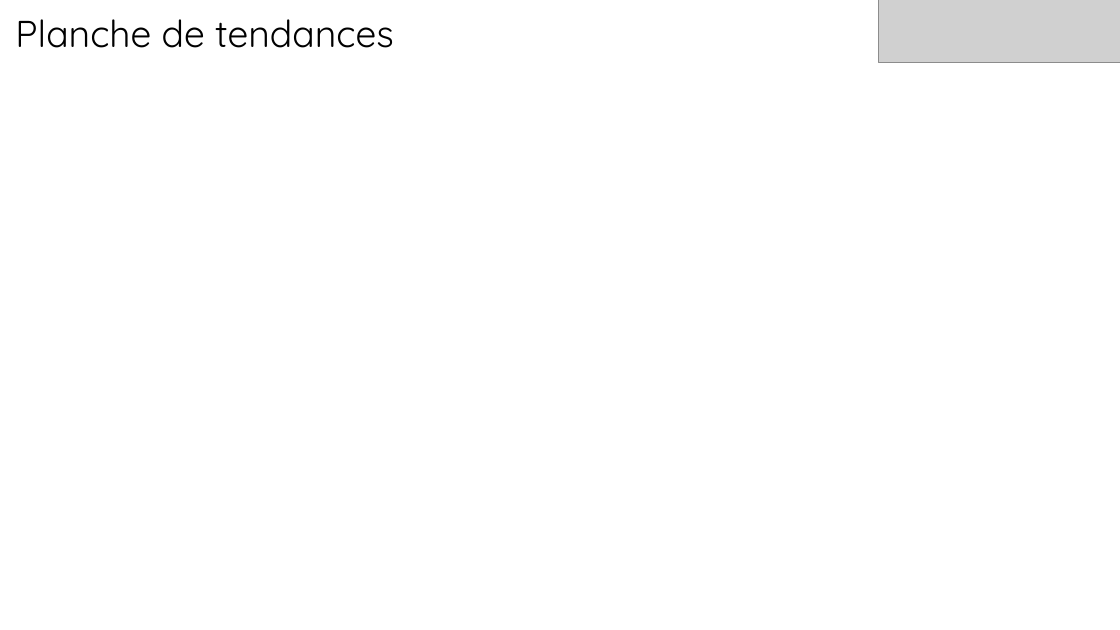
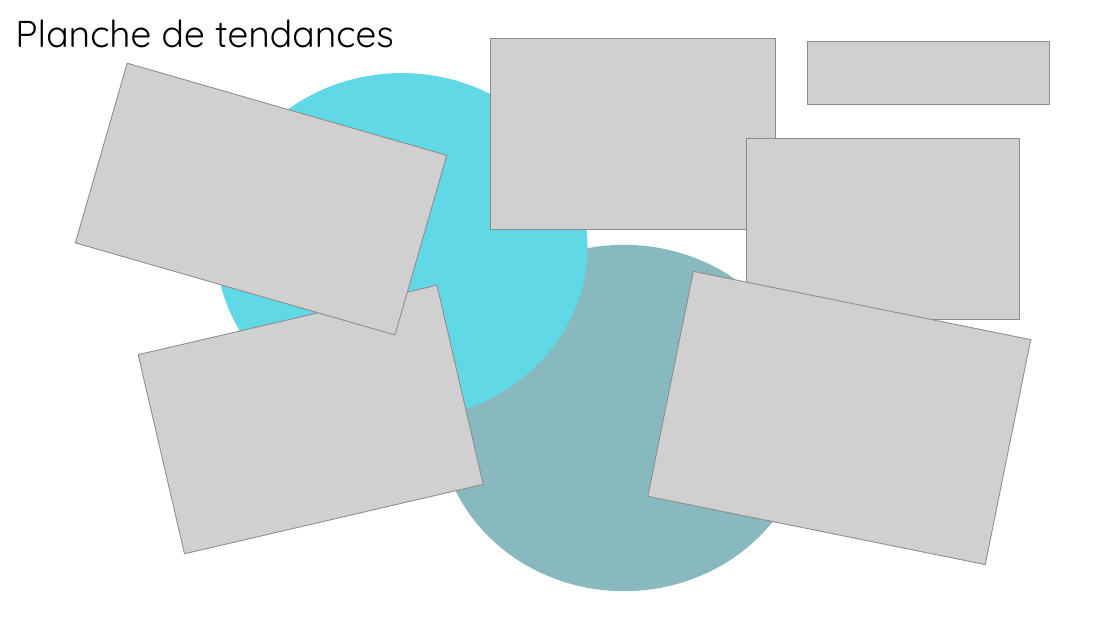
Before and after one commit to Nicolasmaes/unseen, a slide deck: slide 14 of dossier de conception.pptx (slide 13 before the commit). Drawn at 1120x630 pixels with LibreOffice and Linux fonts; fonts in the diff are those of the drawing; grey boxes stand for pictures. Boxes give left, top, right and bottom in pixels: in the first picture for what was removed or moved away, otherwise in the second. Text is boxed around its words. In the diff, an @@ line names an element or a change of style, - is before the commit and + after.

```diff
--- a/dossier de conception.pptx
+++ b/dossier de conception.pptx
@@ picture removed at box(879, 0, 1120, 63) @@
@@ picture added at box(491, 39, 776, 229) @@
@@ picture added at box(807, 41, 1050, 104) @@
@@ picture added at box(75, 63, 447, 336) @@
@@ ellipse added at box(216, 73, 587, 419), fill #60D8E5 @@
@@ picture added at box(747, 139, 1019, 320) @@
@@ ellipse added at box(439, 245, 810, 591), fill #88B9BE @@
@@ picture added at box(138, 286, 483, 554) @@
@@ picture added at box(648, 272, 1031, 564) @@
```
Also in this commit, not shown: 12 other slides changed, 2 slides added, 1 slide removed, 42 other files.
